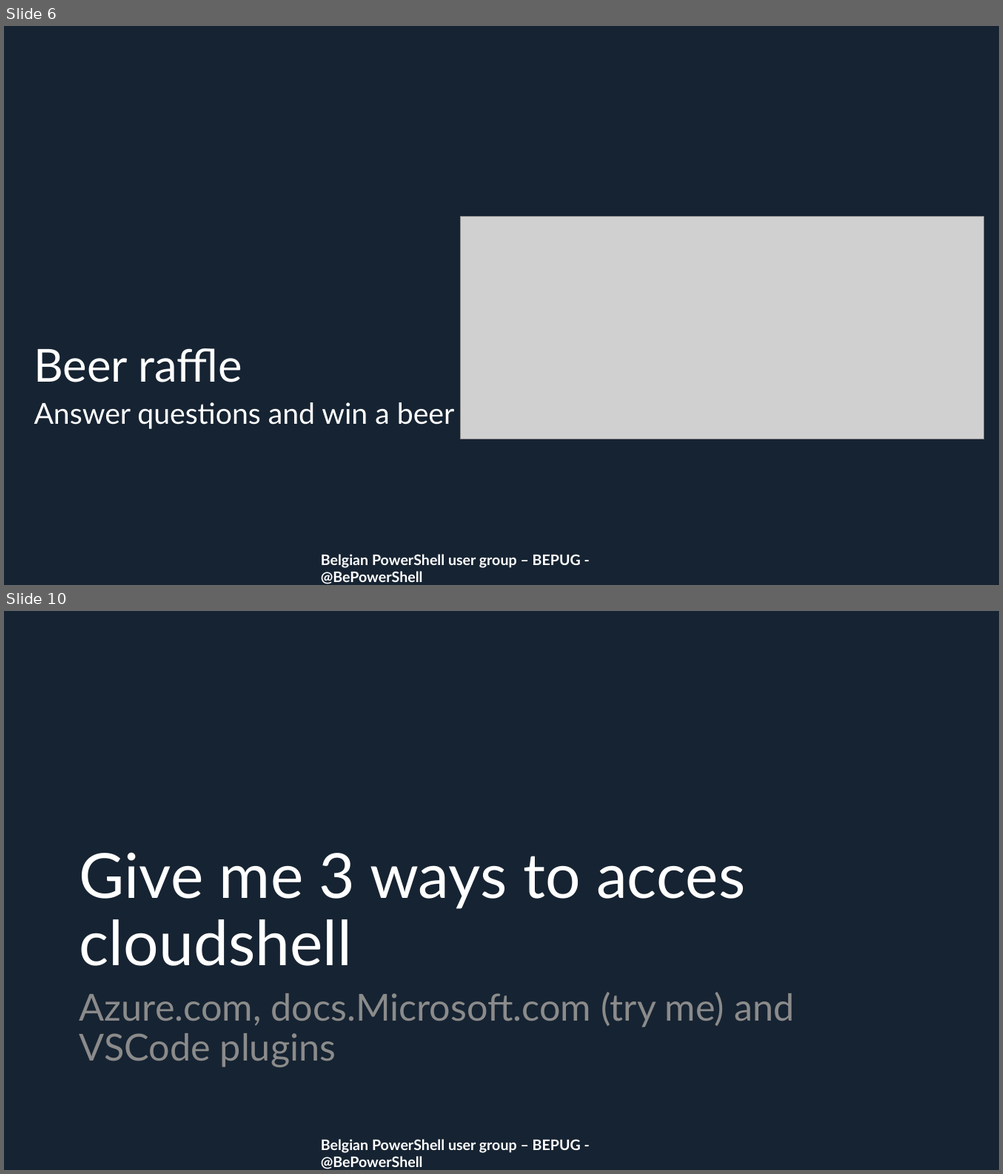
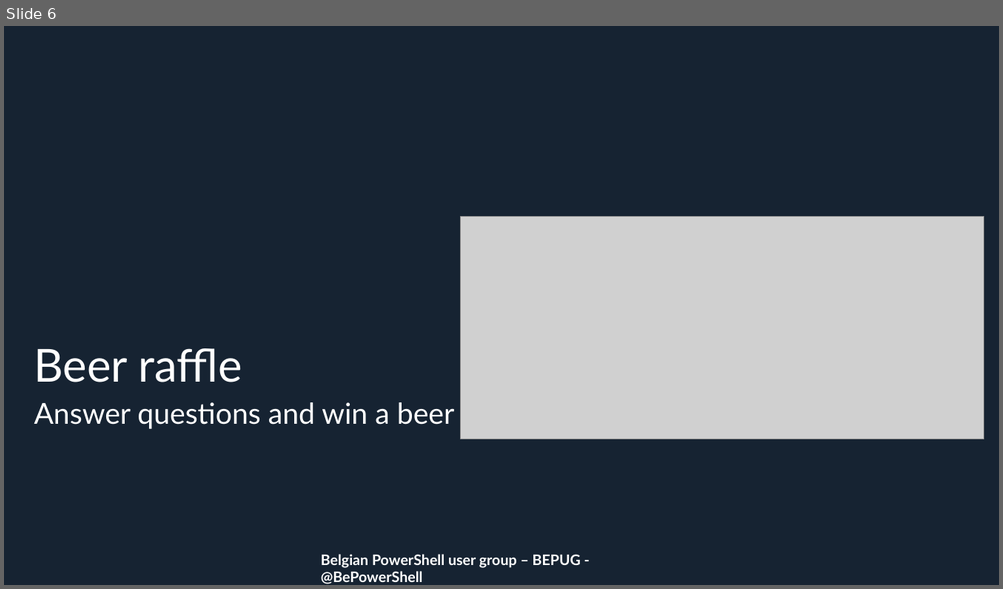
Before and after one commit to BEPUG/meetups, a slide deck: 20190522/_bepug/meetupMay19-outro.pptx. Shown one above the other, each under a label of ours: slides 6 and 10 before the commit, slide 6 after it; the slides between them are not shown. The pictures are 1003x1174 and 1003x589 pixels, drawn with LibreOffice and Linux fonts; fonts in the diff are those of the drawing; grey boxes stand for pictures; background and template pictures are left out. Boxes give left, top, right and bottom in pixels: in the first picture for what was removed or moved away, otherwise in the second. Text is boxed around its words. In the diff, an @@ line names an element or a change of style, - is before the commit and + after.

```diff
--- a/20190522/_bepug/meetupMay19-outro.pptx
+++ b/20190522/_bepug/meetupMay19-outro.pptx
@@ slide 10 removed at <box>4,611,999,1170</box>, background #162332; not listed: 1 template element that a slide beside it also shows @@
@@ title removed at <box>79,852,745,966</box> @@
-Give me 3 ways to acces cloudshell
@@ text removed at <box>79,992,794,1068</box> @@
-Azure.com, docs.Microsoft.com (try me) and VSCode plugins
```
Also in this commit, not shown: 2 slides changed, 2 slides added, 3 other slides removed, 7 other files.
